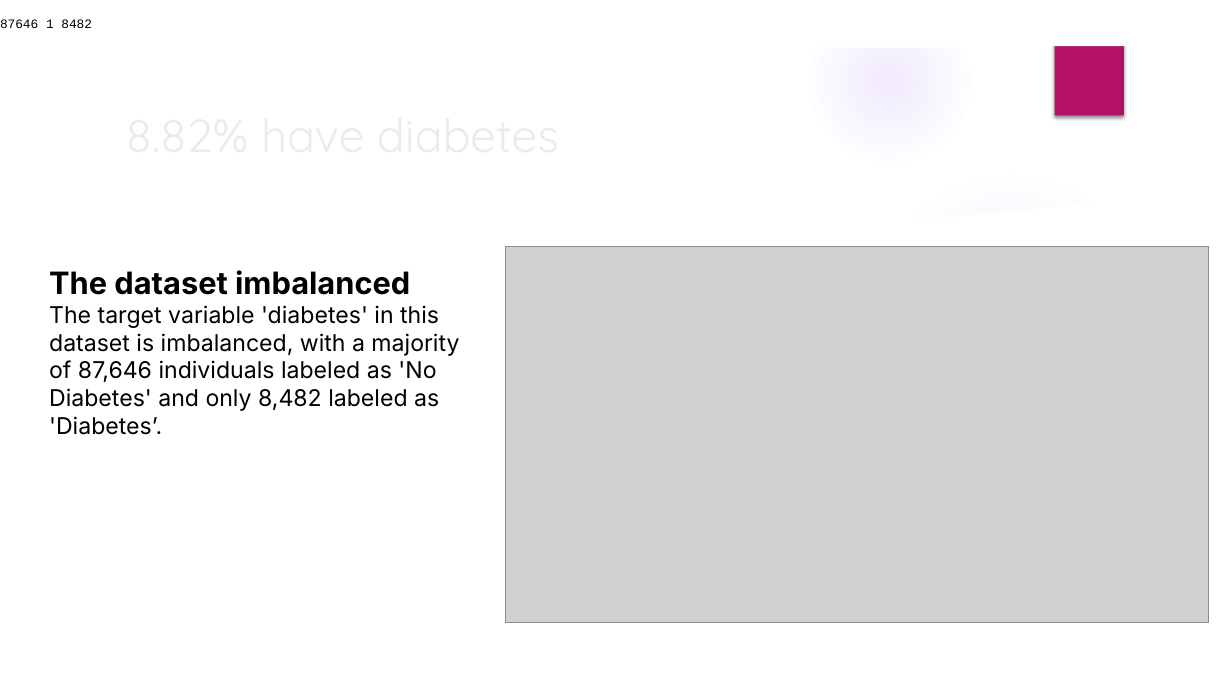
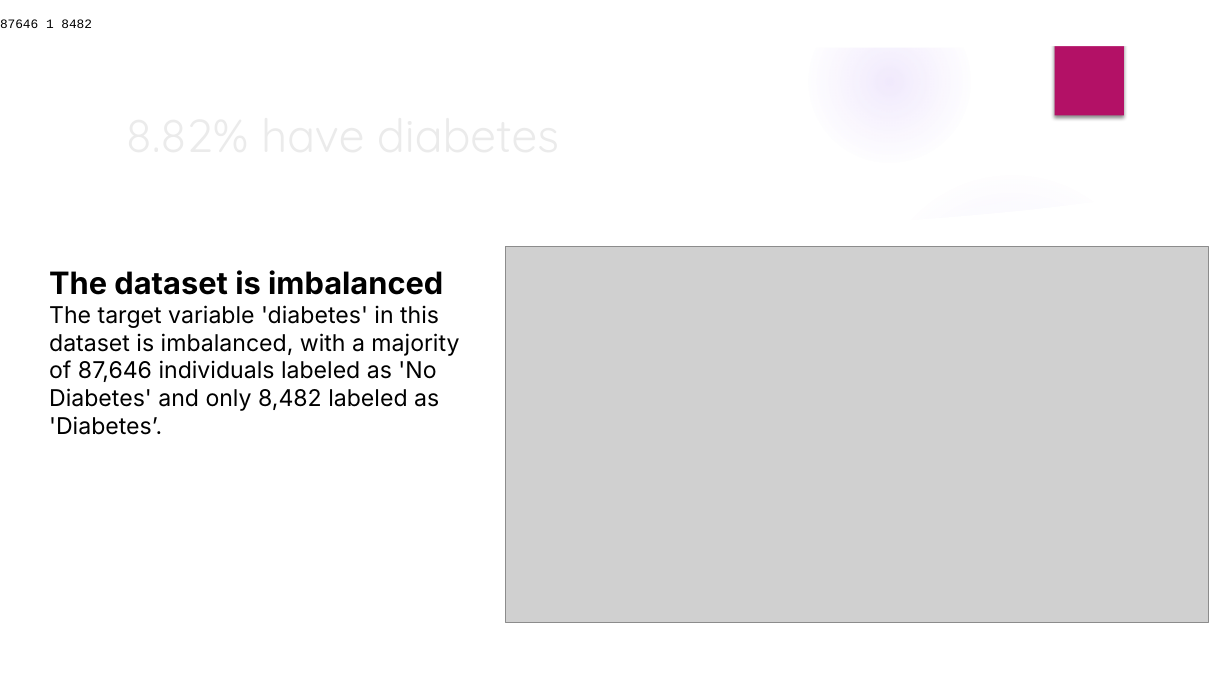
Before and after one commit to AlinFin/Classification, a slide deck: slide 5 of Diabetes prediction.pptx. Drawn at 1232x693 pixels with LibreOffice and Linux fonts; fonts in the diff are those of the drawing; grey boxes stand for pictures; background and template pictures are left out. Boxes give left, top, right and bottom in pixels: in the first picture for what was removed or moved away, otherwise in the second. Text is boxed around its words. In the diff, an @@ line names an element or a change of style, - is before the commit and + after.

```diff
--- a/Diabetes prediction.pptx
+++ b/Diabetes prediction.pptx
@@ text at [49, 270, 443, 295]: text changed @@
-The dataset imbalanced
+The dataset is imbalanced
```
Also in this commit, not shown: 1 other slide changed, 1 slide added, 1 slide removed.
